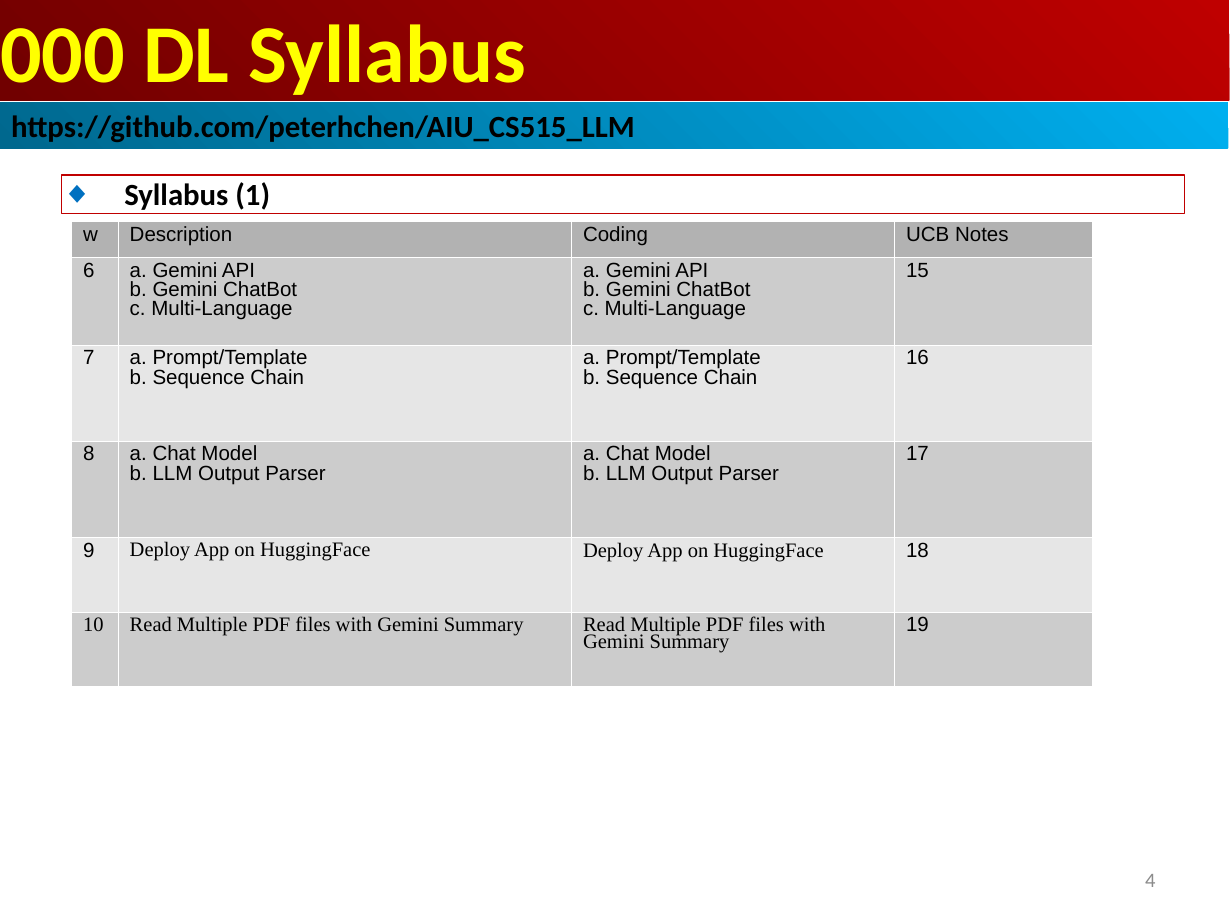
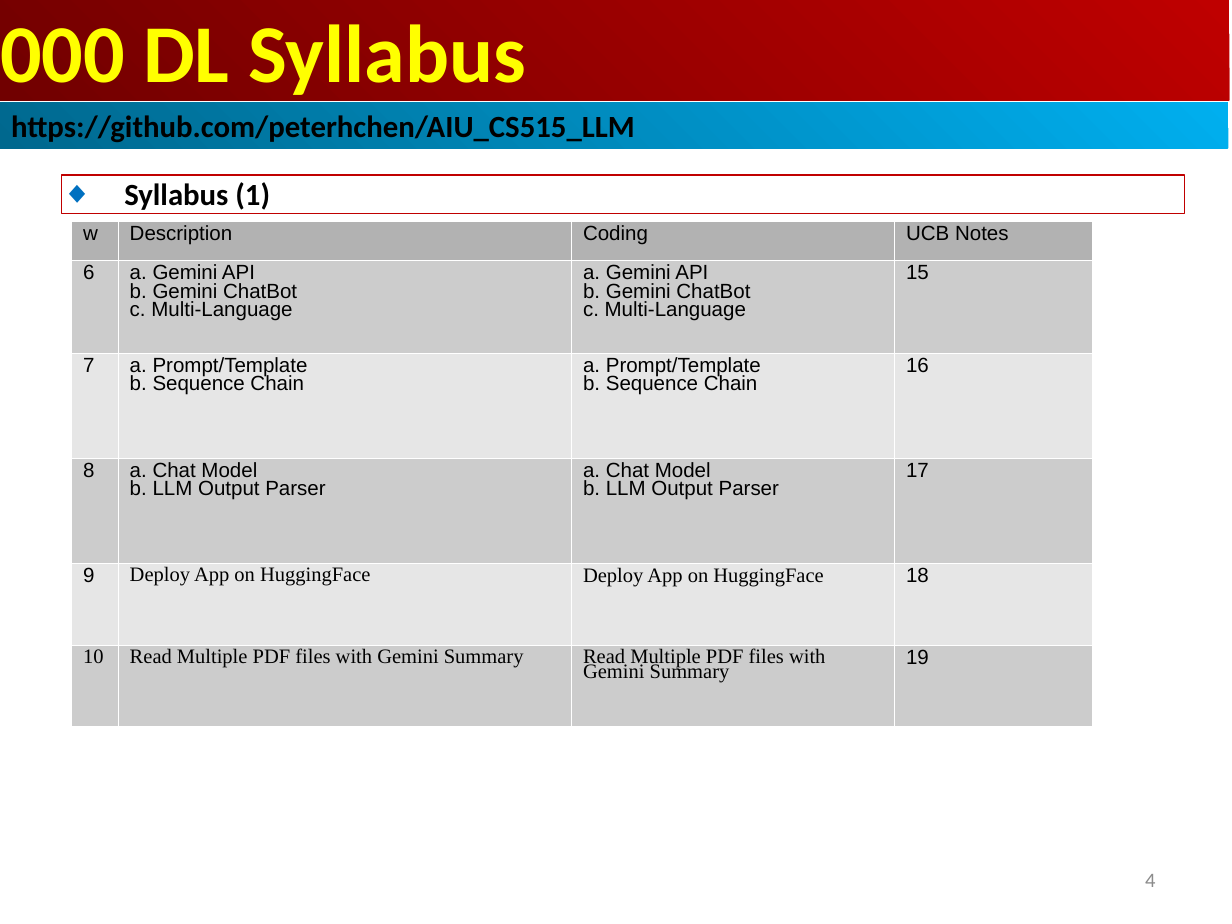
Before and after one commit to peterhchen/AIU_CS515_LLM, a slide deck: slide 4 of 000_Syllabus/000_LLM_Syllabus.ppt. Drawn at 1232x924 pixels with LibreOffice and Linux fonts; fonts in the diff are those of the drawing. Boxes give left, top, right and bottom in pixels: in the first picture for what was removed or moved away, otherwise in the second. Text is boxed around its words. In the diff, an @@ line names an element or a change of style, - is before the commit and + after.

```diff
--- a/000_Syllabus/000_LLM_Syllabus.ppt
+++ b/000_Syllabus/000_LLM_Syllabus.ppt
@@ table at bbox=[71, 222, 1093, 727] @@
@@ line spacing 0.76 to 0.71 @@
@@ line spacing 0.74 to 0.68 @@
@@ line spacing 0.75 to 0.69 @@
```
Also in this commit, not shown: 3 other slides changed.
